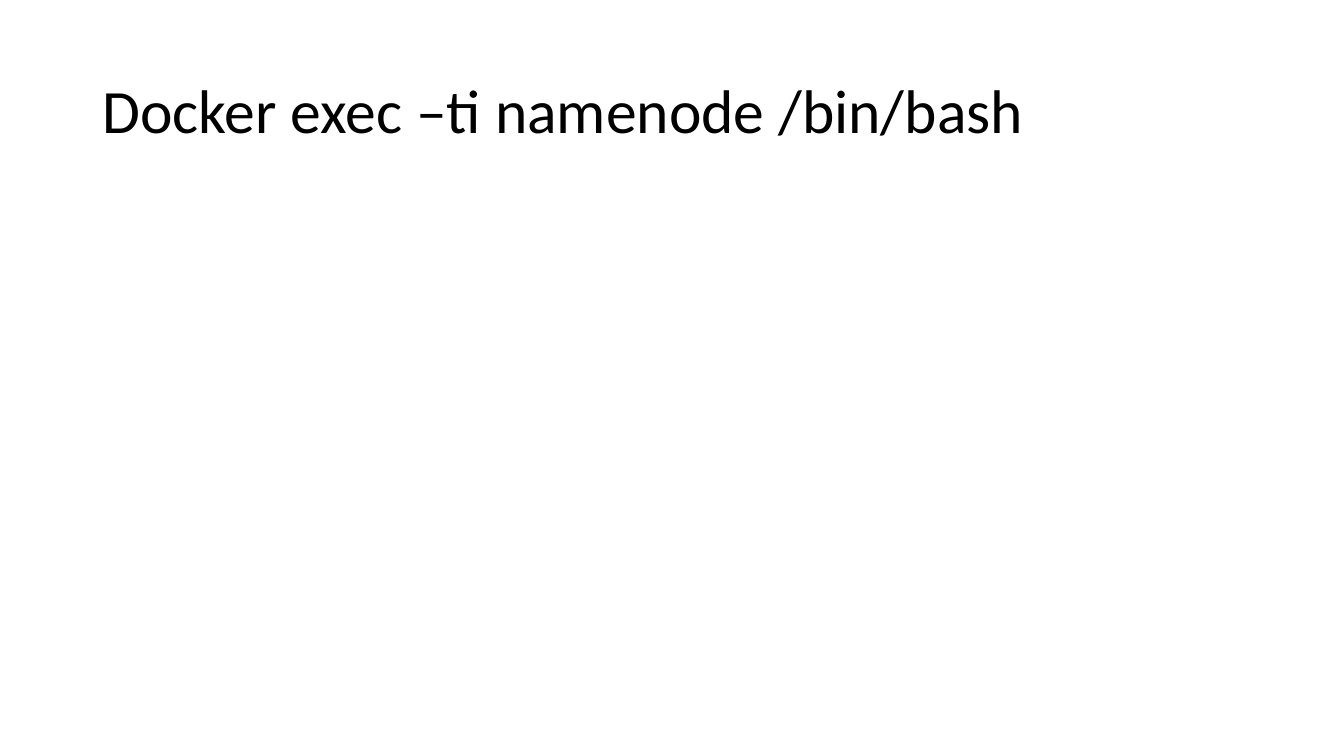
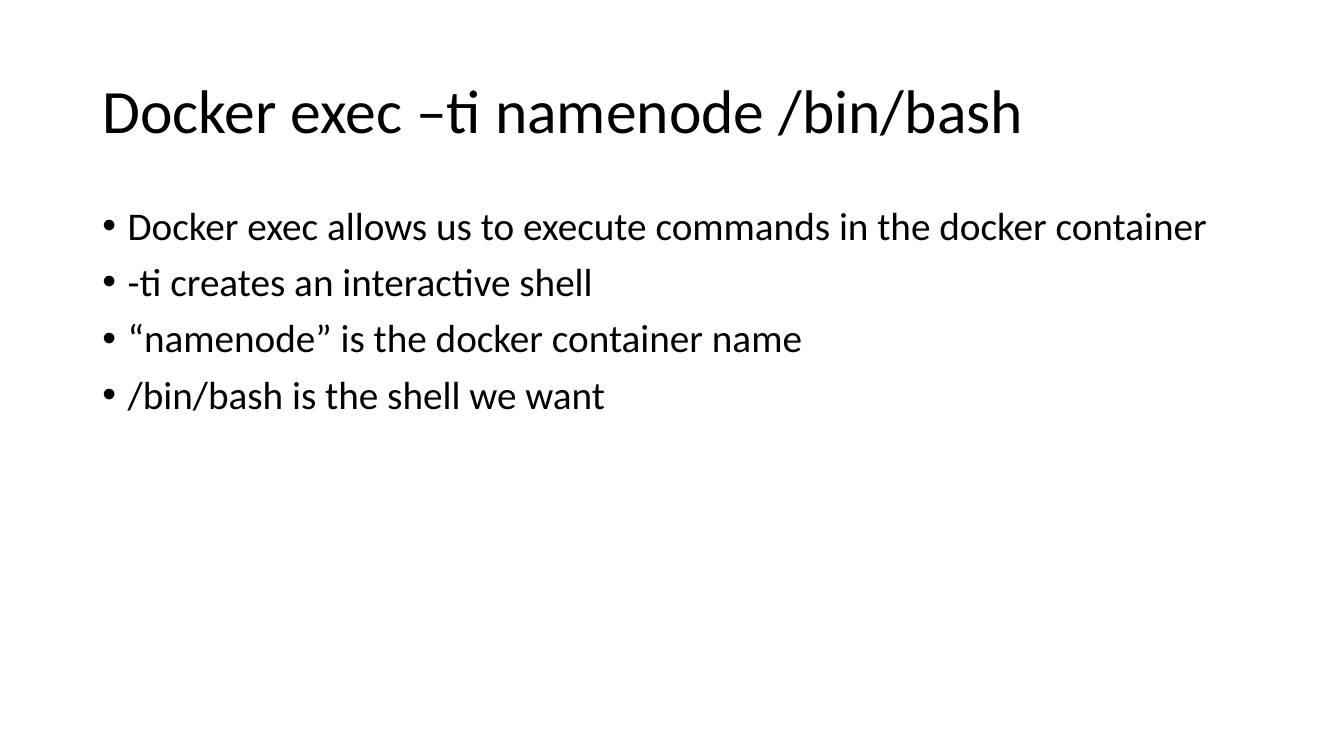
Before and after one commit to jakobhviid/BDDST21, a slide deck: slide 3 of Lecture2/Lecture2Ex.pptx (slide 4 before the commit). Drawn at 1344x756 pixels with LibreOffice and Linux fonts; fonts in the diff are those of the drawing. Boxes give left, top, right and bottom in pixels: in the first picture for what was removed or moved away, otherwise in the second. Text is boxed around its words. In the diff, an @@ line names an element or a change of style, - is before the commit and + after.

Commit message:
Prettify python and Docker files, and finalize powerpoint

```diff
--- a/Lecture2/Lecture2Ex.pptx
+++ b/Lecture2/Lecture2Ex.pptx
@@ text added at (128, 212, 1207, 411), 28 pt, text #000000 @@
+• Docker exec allows us to execute commands in the docker container
+• -ti creates an interactive shell
+• “namenode” is the docker container name
+• /bin/bash is the shell we want
```
Also in this commit, not shown: 6 other slides changed, 1 slide removed, 9 other files.
